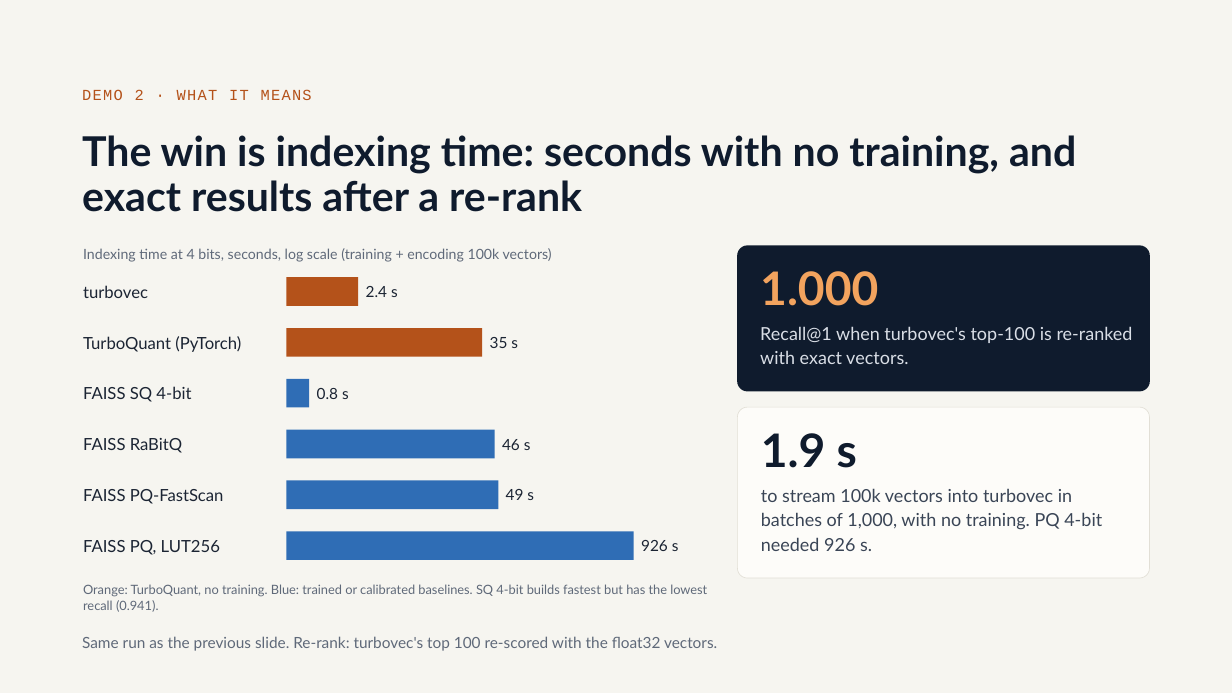
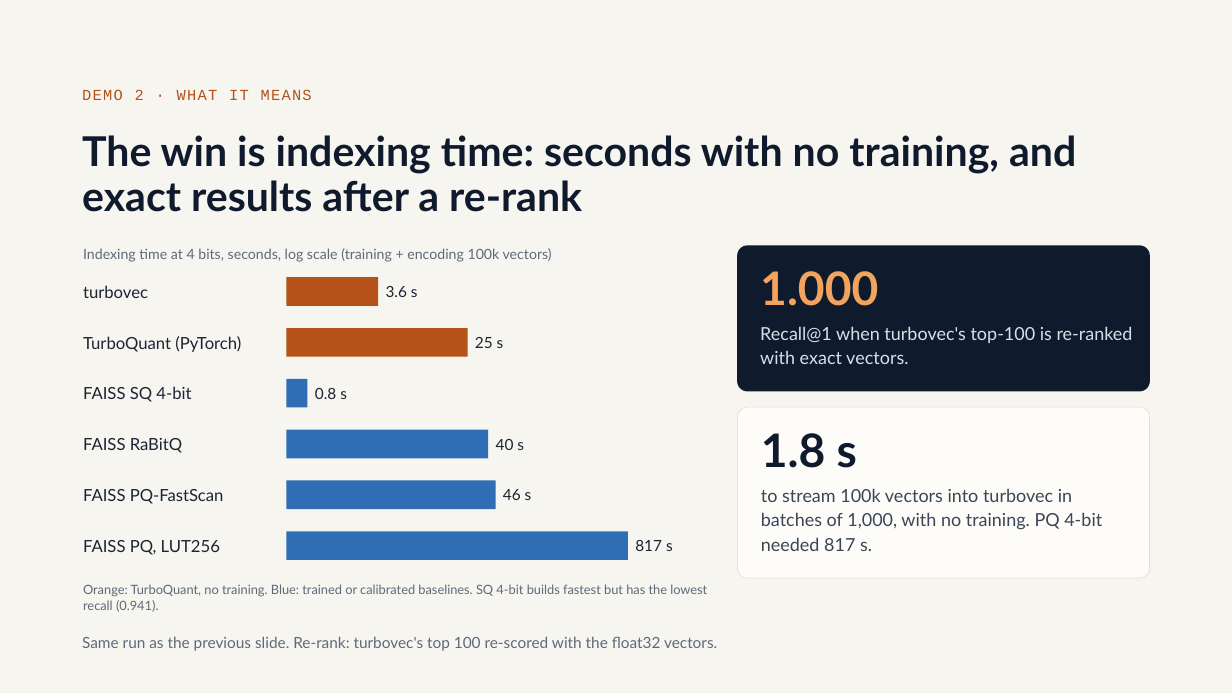
Before and after one commit to olonok69/ML_TurboQuant, a slide deck: slide 24 of docs/TurboQuant.pptx. Drawn at 1232x693 pixels with LibreOffice and Linux fonts; fonts in the diff are those of the drawing. Boxes give left, top, right and bottom in pixels: in the first picture for what was removed or moved away, otherwise in the second. Text is boxed around its words. In the diff, an @@ line names an element or a change of style, - is before the commit and + after.

```diff
--- a/docs/TurboQuant.pptx
+++ b/docs/TurboQuant.pptx
@@ rectangle: place and size @@
-rectangle at box(287, 277, 359, 306)
+rectangle at box(287, 277, 378, 306)
@@ text at box(386, 286, 418, 297): text changed @@
-2.4 s
+3.6 s
@@ rectangle: place and size @@
-rectangle at box(287, 328, 482, 357)
+rectangle at box(287, 328, 468, 357)
@@ text at box(475, 337, 504, 348): text changed @@
-35 s
+25 s
@@ rectangle: place and size @@
-rectangle at box(287, 430, 494, 458)
+rectangle at box(287, 430, 488, 458)
@@ text at box(496, 439, 524, 450): text changed @@
-46 s
+40 s
@@ text at box(761, 433, 857, 468): text changed @@
-1.9 s
+1.8 s
@@ text at box(503, 489, 532, 500): text changed @@
-49 s
+46 s
@@ text at box(761, 488, 1102, 551): text changed @@
-to stream 100k vectors into turbovec in batches of 1,000, with no training. PQ 4-bit needed 926 s.
+to stream 100k vectors into turbovec in batches of 1,000, with no training. PQ 4-bit needed 817 s.
@@ rectangle: place and size @@
-rectangle at box(287, 531, 634, 560)
+rectangle at box(287, 531, 628, 560)
@@ text at box(635, 540, 673, 551): text changed @@
-926 s
+817 s
```
Also in this commit, not shown: 2 other slides changed, 7 other files.
